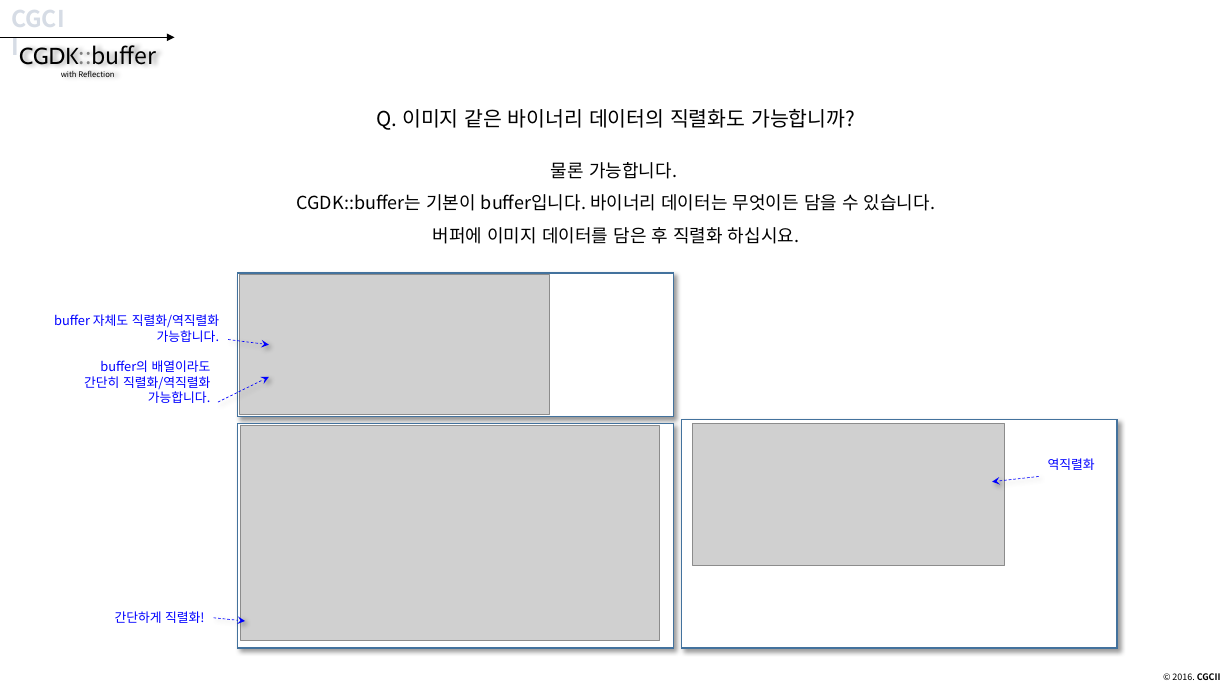
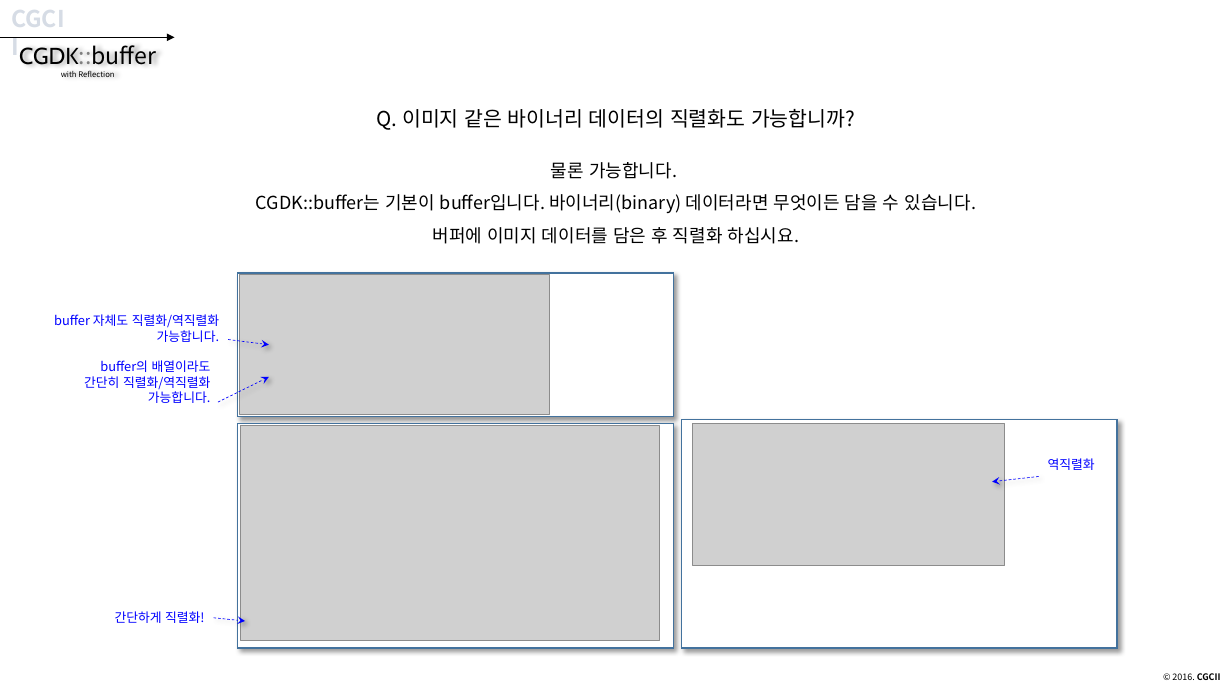
Before and after one commit to CGLabs/CGDK.buffer, a slide deck: slide 40 of C++/document/intruduce_CGDK.buffer.pptx. Drawn at 1232x693 pixels with LibreOffice and Linux fonts; fonts in the diff are those of the drawing; grey boxes stand for pictures. Boxes give left, top, right and bottom in pixels: in the first picture for what was removed or moved away, otherwise in the second. Text is boxed around its words. In the diff, an @@ line names an element or a change of style, - is before the commit and + after.

```diff
--- a/C++/document/intruduce_CGDK.buffer.pptx
+++ b/C++/document/intruduce_CGDK.buffer.pptx
@@ text "물론 가능합니다." moved from (x1=297, y1=162, x2=935, y2=244) to (x1=256, y1=162, x2=977, y2=244) @@
@@ text at (x1=256, y1=194, x2=977, y2=213): text changed @@
-CGDK::buffer는 기본이 buffer입니다. 바이너리 데이터는 무엇이든 담을 수 있습니다.
+CGDK::buffer는 기본이 buffer입니다. 바이너리(binary) 데이터라면 무엇이든 담을 수 있습니다.
```
Also in this commit, not shown: 3 other slides changed.
